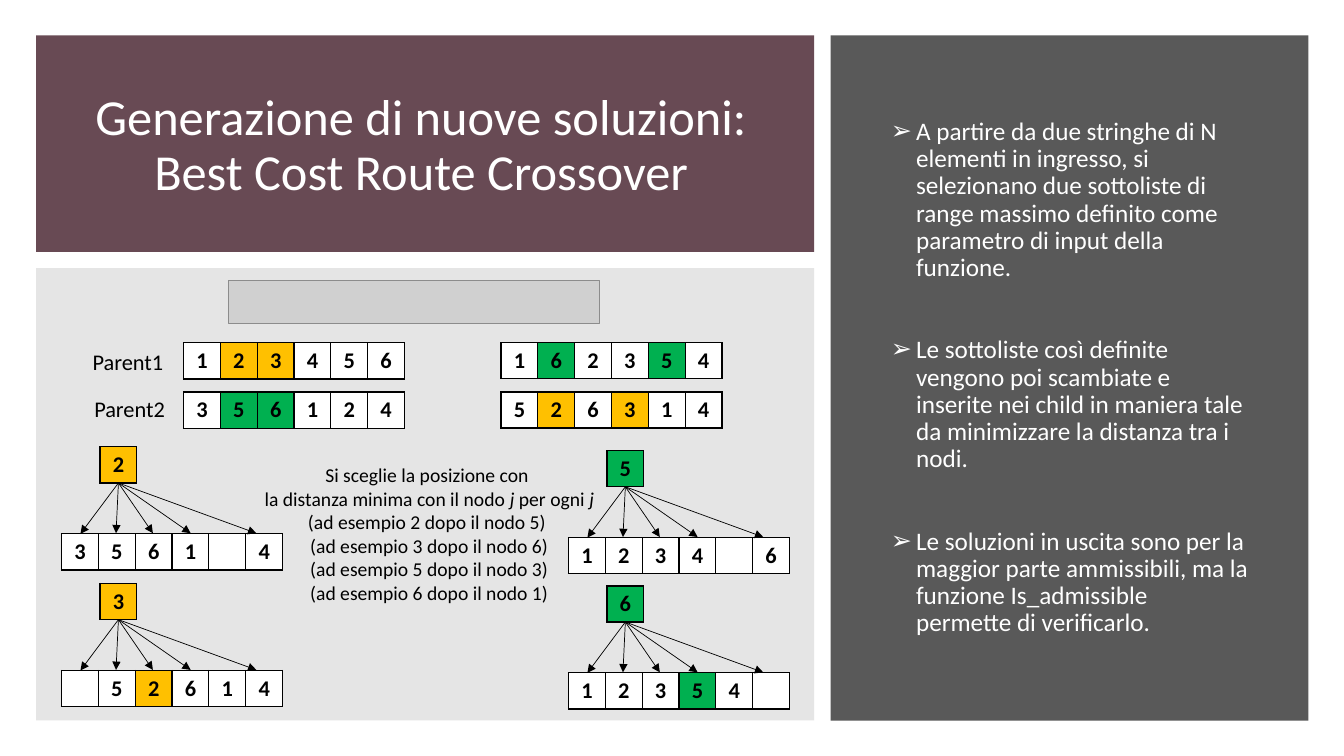
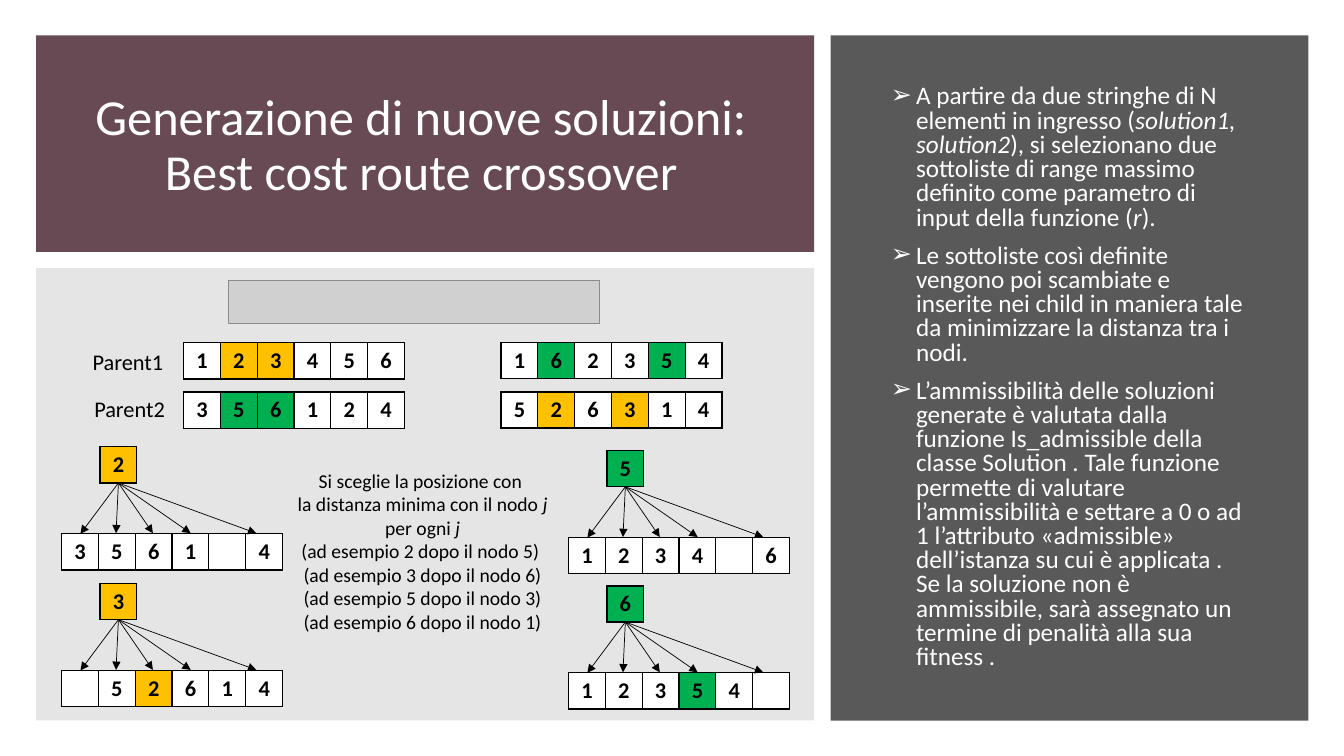
Before and after one commit to gdr-98/Greedy-heuristics-and-genetic-algorithm-for-a-CVRPTW-problem-resolution-, a slide deck: slide 17 of Power_point_nik.pptx (slide 21 before the commit). Drawn at 1344x756 pixels with LibreOffice and Linux fonts; fonts in the diff are those of the drawing; grey boxes stand for pictures. Boxes give left, top, right and bottom in pixels: in the first picture for what was removed or moved away, otherwise in the second. Text is boxed around its words. In the diff, an @@ line names an element or a change of style, - is before the commit and + after.

```diff
--- a/Power_point_nik.pptx
+++ b/Power_point_nik.pptx
@@ text at [916,86,1235,230]: text changed @@
-➢ A partire da due stringhe di N elementi in ingresso, si selezionano due sottoliste di range massimo definito come parametro di input della funzione.
+➢ A partire da due stringhe di N elementi in ingresso (solution1, solution2), si selezionano due sottoliste di range massimo definito come parametro di input della funzione (r).
@@ title at [95,100,747,191]: text changed @@
-Generazione di nuove soluzioni: Best Cost Route Crossover
+Generazione di nuove soluzioni: Best cost route crossover
@@ text at [916,246,1243,361]: line spacing 0.9 to 0.8 @@
@@ text at [916,381,1241,665]: text changed @@
-➢ Le soluzioni in uscita sono per la maggior parte ammissibili, ma la funzione Is_admissible permette di verificarlo.
+➢ L’ammissibilità delle soluzioni generate è valutata dalla funzione Is_admissible della classe Solution . Tale funzione permette di valutare l’ammissibilità e settare a 0 o ad 1 l’attributo «admissible» dell’istanza su cui è applicata . Se la soluzione non è ammissibile, sarà assegnato un termine di penalità alla sua fitness .
@@ text "Si sceglie la posizione con" rewrapped from [265,468,594,603] to [298,474,548,632] @@
```
Also in this commit, not shown: 14 other slides changed, 7 slides added, 3 slides removed.
